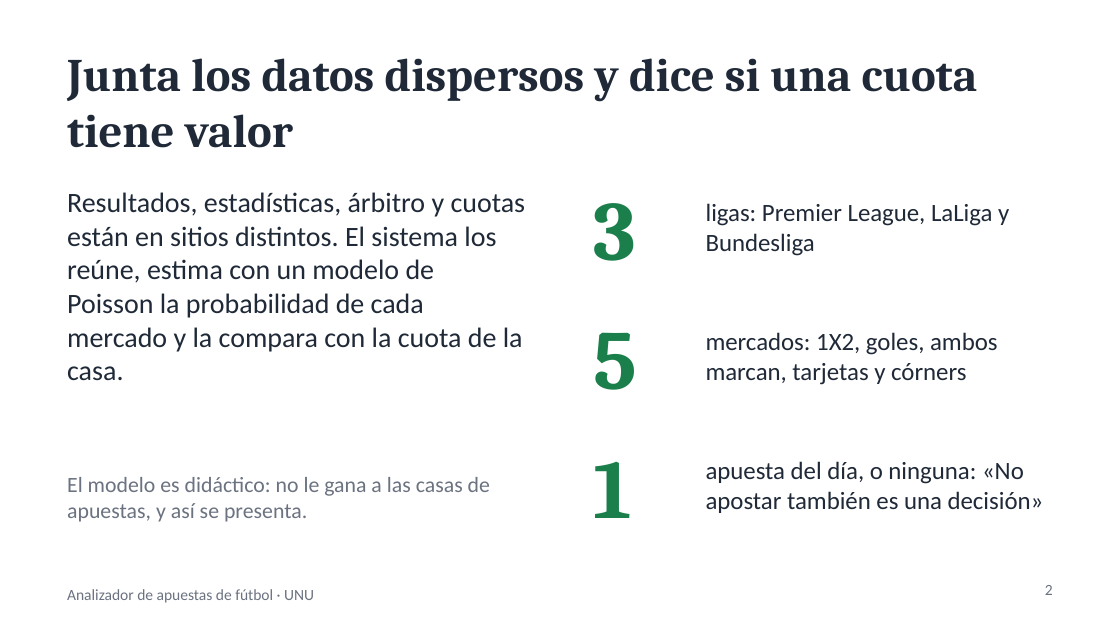
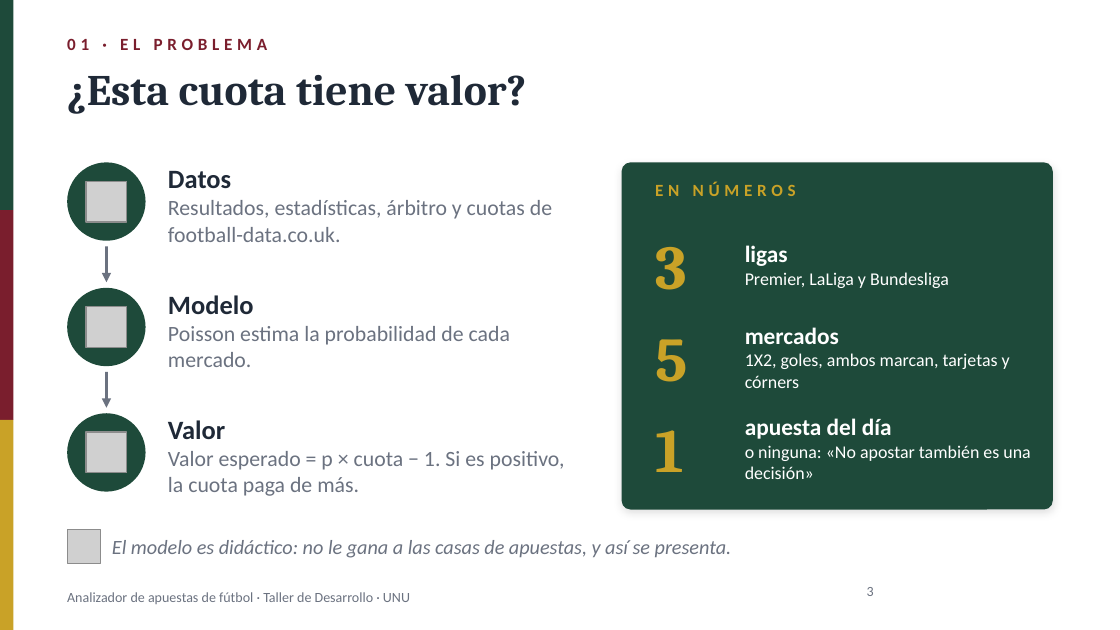
Before and after one commit to Renindstone/app-apuestas-universidad, a slide deck: slide 3 of docs/PresentacionApuestas_2nov2026.pptx (slide 2 before the commit). Drawn at 1120x630 pixels with LibreOffice and Linux fonts; fonts in the diff are those of the drawing; grey boxes stand for pictures; background and template pictures are left out. Boxes give left, top, right and bottom in pixels: in the first picture for what was removed or moved away, otherwise in the second. Text is boxed around its words. In the diff, an @@ line names an element or a change of style, - is before the commit and + after.

```diff
--- a/docs/PresentacionApuestas_2nov2026.pptx
+++ b/docs/PresentacionApuestas_2nov2026.pptx
@@ rectangle added at (0, 0, 13, 211), fill #1E4A3A @@
@@ text added at (67, 38, 267, 50), 11 pt, text #7A1E2D, bold @@
+01 · EL PROBLEMA
@@ text at (67, 74, 527, 114): text changed; size 30 to 28 pt @@
-Junta los datos dispersos y dice si una cuota tiene valor
+¿Esta cuota tiene valor?
@@ ellipse added at (67, 162, 146, 241), fill #1E4A3A @@
@@ text added at (168, 171, 552, 242), 14 pt, text #6B7280 @@
+Datos
+Resultados, estadísticas, árbitro y cuotas de football-data.co.uk.
@@ rounded rectangle added at (622, 162, 1053, 510), fill #1E4A3A @@
@@ text removed at (67, 192, 526, 380) @@
-Resultados, estadísticas, árbitro y cuotas están en sitios distintos. El sistema los reúne, estima con un modelo de Poisson la probabilidad de cada mercado y la compara con la cuota de la casa.
@@ picture added at (86, 181, 127, 222) @@
@@ text added at (655, 182, 796, 196), 11 pt, text #C9A227, bold @@
+EN NÚMEROS
@@ rectangle added at (0, 211, 13, 421), fill #7A1E2D @@
@@ size 54 to 40 pt, text colour #1B7F4B to #C9A227 in 3 elements at (655, 339, 687, 382), (655, 430, 683, 472), (655, 247, 687, 290) @@
@@ text "3": place and size @@
-text "3" at (594, 203, 637, 261)
+text "3" at (655, 247, 687, 290)
@@ arrow added from (106, 246) to (106, 282), #6B7280 1.75 pt @@
@@ text at (745, 245, 949, 288): text changed; size 16 to 11.5 pt; text colour #1F2937 to #FFFFFF @@
-ligas: Premier League, LaLiga y Bundesliga
+ligas
+Premier, LaLiga y Bundesliga
@@ ellipse added at (67, 288, 146, 366), fill #1E4A3A @@
@@ text added at (168, 295, 510, 367), 14 pt, text #6B7280 @@
+Modelo
+Poisson estima la probabilidad de cada mercado.
@@ picture added at (86, 307, 127, 347) @@
@@ text "5": place and size @@
-text "5" at (594, 332, 638, 390)
+text "5" at (655, 339, 687, 382)
@@ text at (745, 327, 1010, 388): text changed; size 16 to 11.5 pt; text colour #1F2937 to #FFFFFF @@
-mercados: 1X2, goles, ambos marcan, tarjetas y córners
+mercados
+1X2, goles, ambos marcan, tarjetas y córners
@@ arrow added from (106, 372) to (106, 408), #6B7280 1.75 pt @@
@@ ellipse added at (67, 413, 146, 492), fill #1E4A3A @@
@@ text "1": place and size @@
-text "1" at (594, 461, 632, 518)
+text "1" at (655, 430, 683, 472)
@@ text at (745, 418, 1030, 479): text changed; size 16 to 11.5 pt; text colour #1F2937 to #FFFFFF @@
-apuesta del día, o ninguna: «No apostar también es una decisión»
+apuesta del día
+o ninguna: «No apostar también es una decisión»
@@ rectangle added at (0, 420, 13, 630), fill #C9A227 @@
@@ picture added at (86, 432, 127, 473) @@
@@ text added at (168, 420, 565, 496), 14 pt, text #6B7280 @@
+Valor
+Valor esperado = p × cuota − 1. Si es positivo, la cuota paga de más.
@@ picture added at (67, 530, 101, 563) @@
@@ text "El modelo es didáctico: no ...": place and size @@
-text "El modelo es didáctico: no ..." at (67, 477, 490, 522)
+text "El modelo es didáctico: no ..." at (112, 540, 732, 558)
@@ text "El modelo es didáctico: no ..." at (112, 540, 732, 558): size 14 to 13 pt, italic on; vertical alignment top to middle @@
@@ text at (67, 592, 410, 604): text changed; size 10 to 9 pt @@
-Analizador de apuestas de fútbol · UNU
+Analizador de apuestas de fútbol · Taller de Desarrollo · UNU
@@ page number added at (867, 587, 874, 596), 9 pt, text #6B7280 @@
+3
@@ page number removed at (1045, 585, 1053, 595) @@
-2
```
Also in this commit, not shown: 8 other slides changed, 2 slides added, 3 other files.
